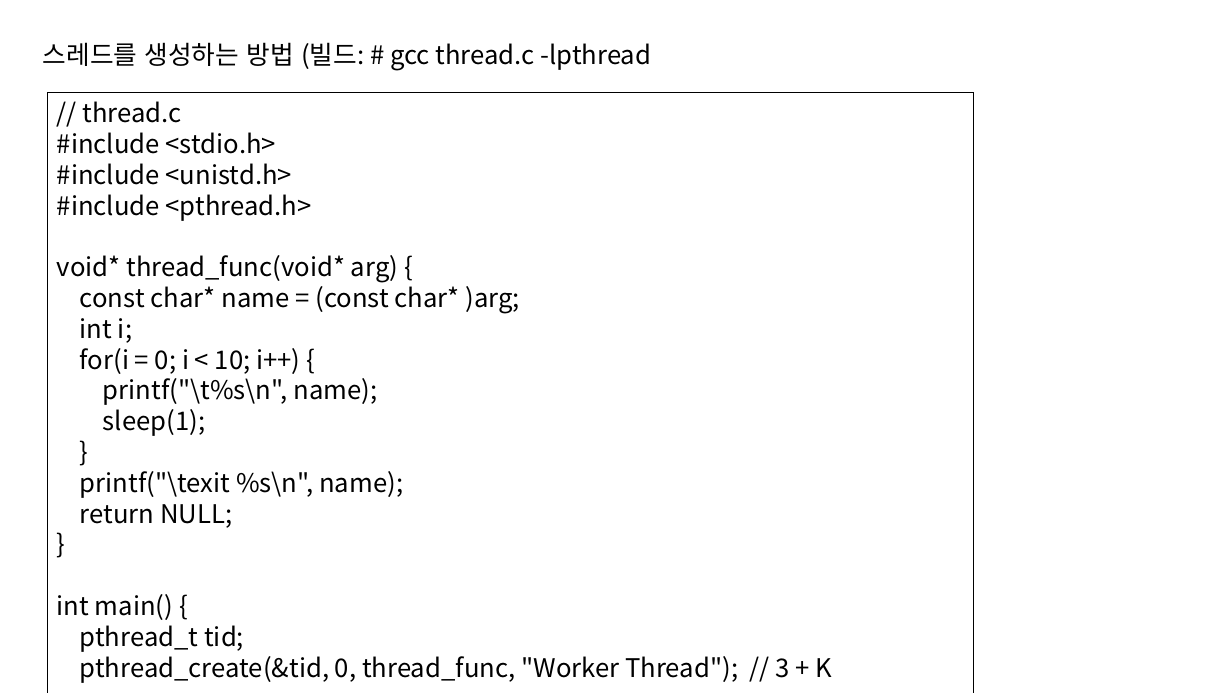
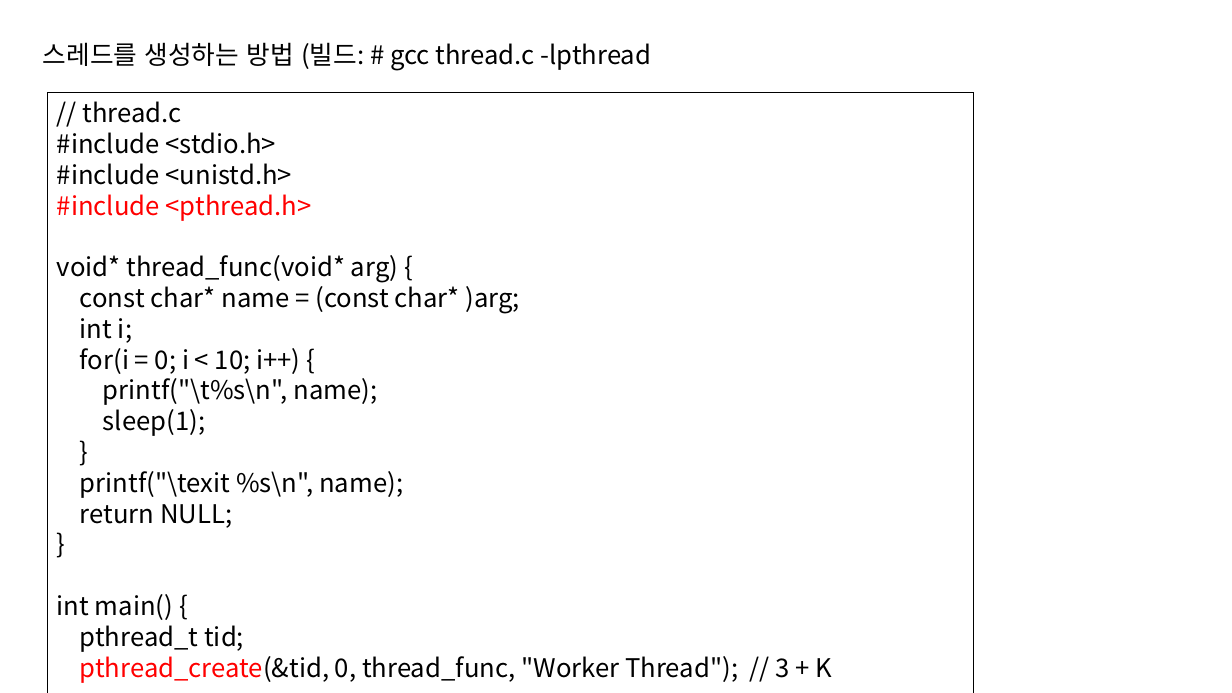
Before and after one commit to dercano/ryan, a slide deck: slide 47 of [20150608][Edu]Android_Thread/20150608.pptx. Drawn at 1232x693 pixels with LibreOffice and Linux fonts; fonts in the diff are those of the drawing. Boxes give left, top, right and bottom in pixels: in the first picture for what was removed or moved away, otherwise in the second. Text is boxed around its words. In the diff, an @@ line names an element or a change of style, - is before the commit and + after.

Commit message:
AndroidThread day#3

```diff
--- a/[20150608][Edu]Android_Thread/20150608.pptx
+++ b/[20150608][Edu]Android_Thread/20150608.pptx
@@ text in rectangle at (57, 194, 833, 683): text colour #000000 to #FF0000 in "#include <pthread.h>", "pthread_create(&tid," @@
```
Also in this commit, not shown: 25 other files.
